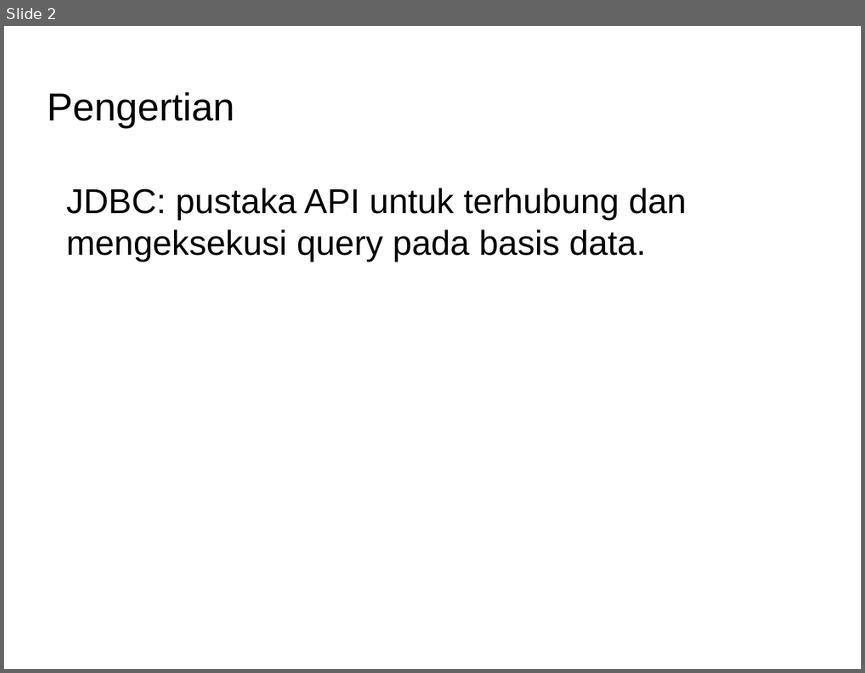
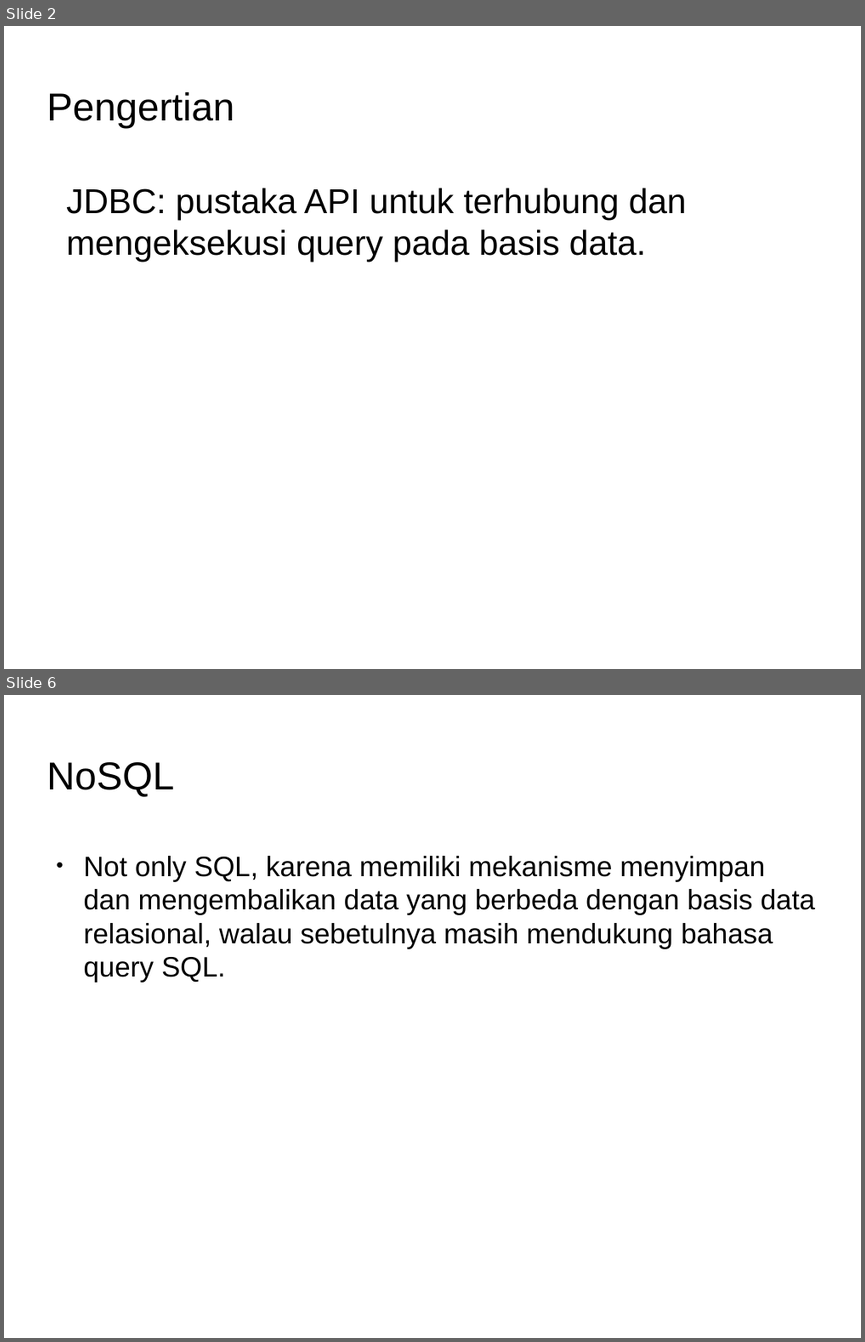
Before and after one commit to Dickyfathur7/pemrograman-komputer-2, a slide deck: 06-db-and-nosql-BELUM-SELESAI/slide-db-and-nosql.odp. Shown one above the other, each under a label of ours: slide 2 before the commit, slides 2 and 6 after it; the slides between them are not shown. The pictures are 865x673 and 865x1342 pixels, drawn with LibreOffice and Linux fonts; fonts in the diff are those of the drawing; background and template pictures are left out. Boxes give left, top, right and bottom in pixels: in the first picture for what was removed or moved away, otherwise in the second. Text is boxed around its words. In the diff, an @@ line names an element or a change of style, - is before the commit and + after.

```diff
--- a/06-db-and-nosql-BELUM-SELESAI/slide-db-and-nosql.odp
+++ b/06-db-and-nosql-BELUM-SELESAI/slide-db-and-nosql.odp
@@ slide 6 added at (4,695,861,1338), background picture (left out) @@
@@ title added at (46,762,174,797), 36 pt, text #000000 @@
+NoSQL
@@ text added at (84,856,815,982), 26 pt, text #000000 @@
+● Not only SQL, karena memiliki mekanisme menyimpan dan mengembalikan data yang berbeda dengan basis data relasional, walau sebetulnya masih mendukung bahasa query SQL.
```
Also in this commit, not shown: 1 slide changed, 3 other slides added, 1 slide removed.
